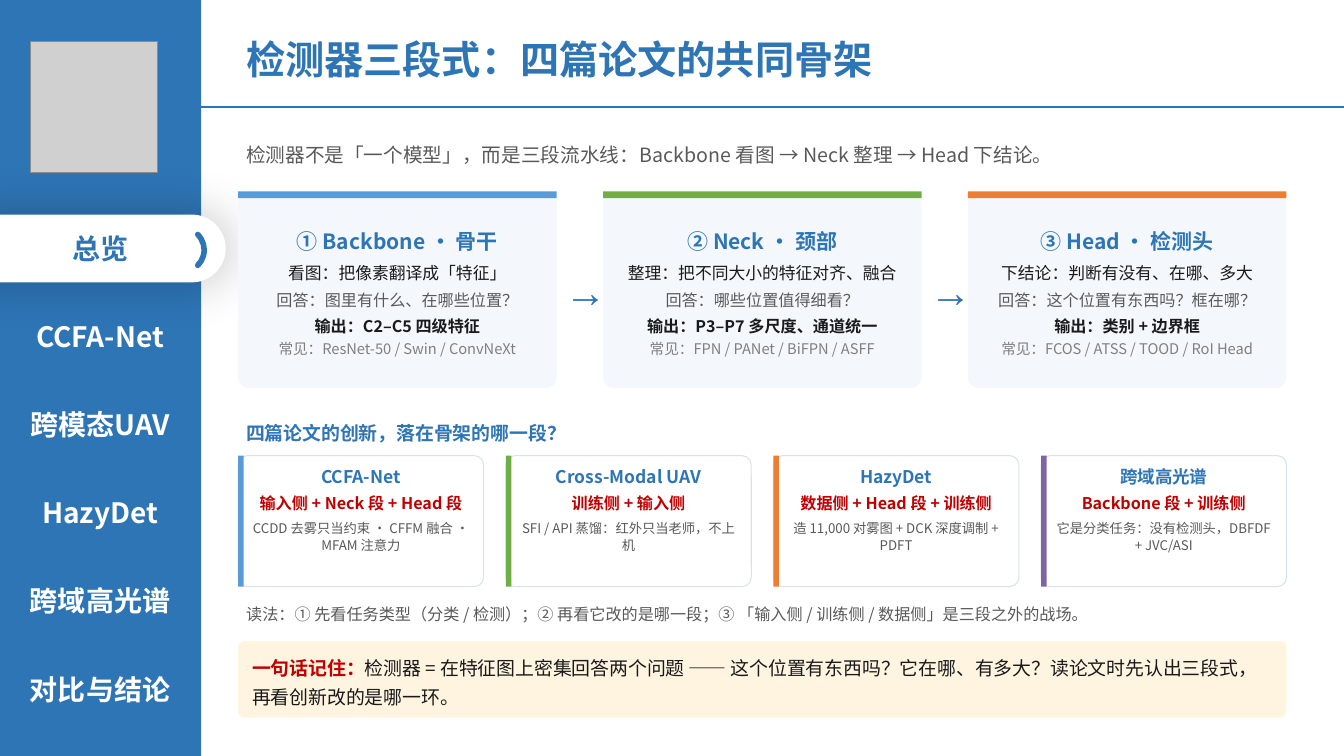
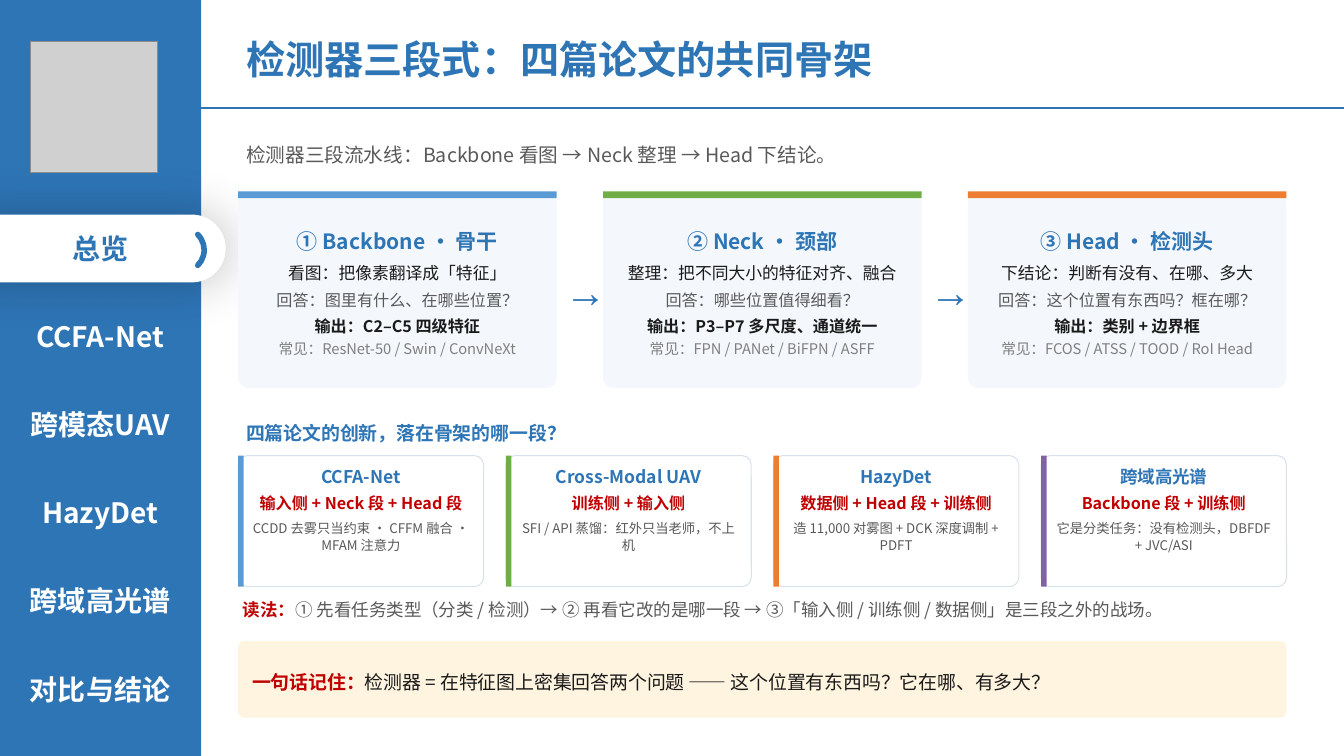
Before and after one commit to 139876/paper-notes, a slide deck: slide 3 of 论文精读/3-HazyDet精读/附件/四篇论文-组会汇报.pptx. Drawn at 1344x756 pixels with LibreOffice and Linux fonts; fonts in the diff are those of the drawing; grey boxes stand for pictures. Boxes give left, top, right and bottom in pixels: in the first picture for what was removed or moved away, otherwise in the second. Text is boxed around its words. In the diff, an @@ line names an element or a change of style, - is before the commit and + after.

```diff
--- a/论文精读/3-HazyDet精读/附件/四篇论文-组会汇报.pptx
+++ b/论文精读/3-HazyDet精读/附件/四篇论文-组会汇报.pptx
@@ text at <box>246,145,836,164</box>: text changed @@
-检测器不是「一个模型」，而是三段流水线：Backbone 看图 → Neck 整理 → Head 下结论。
+检测器三段流水线：Backbone 看图 → Neck 整理 → Head 下结论。
@@ text at <box>243,601,1162,618</box>: text changed; size 11.5 to 12.5 pt @@
-读法：① 先看任务类型（分类 / 检测）；② 再看它改的是哪一段；③ 「输入侧 / 训练侧 / 数据侧」是三段之外的战场。
+读法：① 先看任务类型（分类 / 检测）→ ② 再看它改的是哪一段 → ③「输入侧 / 训练侧 / 数据侧」是三段之外的战场。
@@ text in rounded rectangle at <box>252,673,1051,691</box>: text changed @@
-一句话记住：检测器 = 在特征图上密集回答两个问题 —— 这个位置有东西吗？它在哪、有多大？读论文时先认出三段式，再看创新改的是哪一环。
+一句话记住：检测器 = 在特征图上密集回答两个问题 —— 这个位置有东西吗？它在哪、有多大？
```
Also in this commit, not shown: 12 other slides changed, 1 slide removed.
